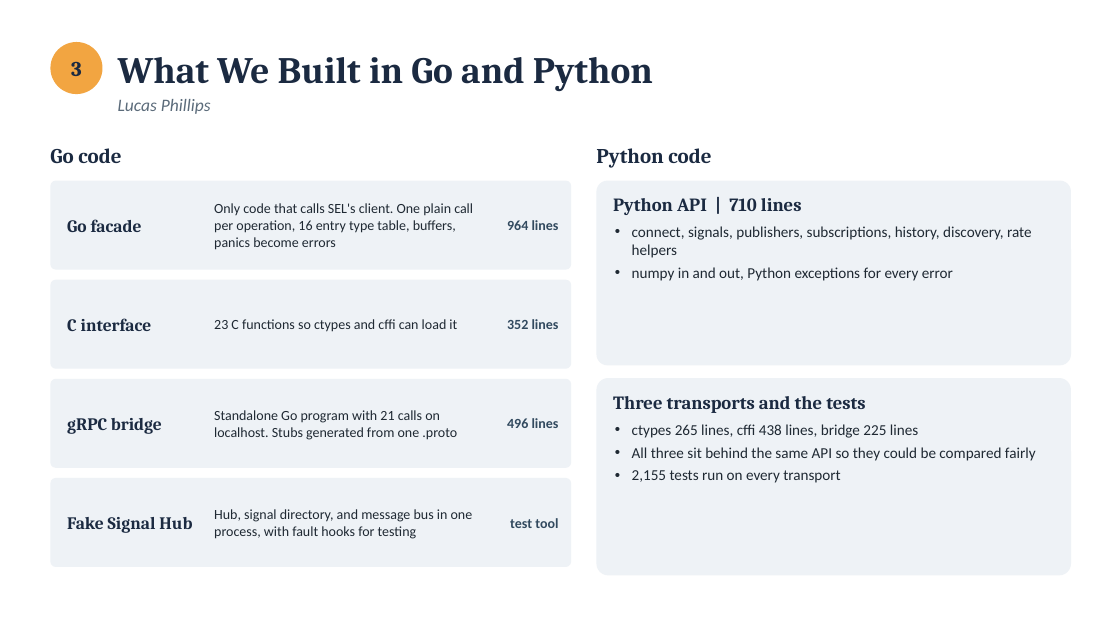
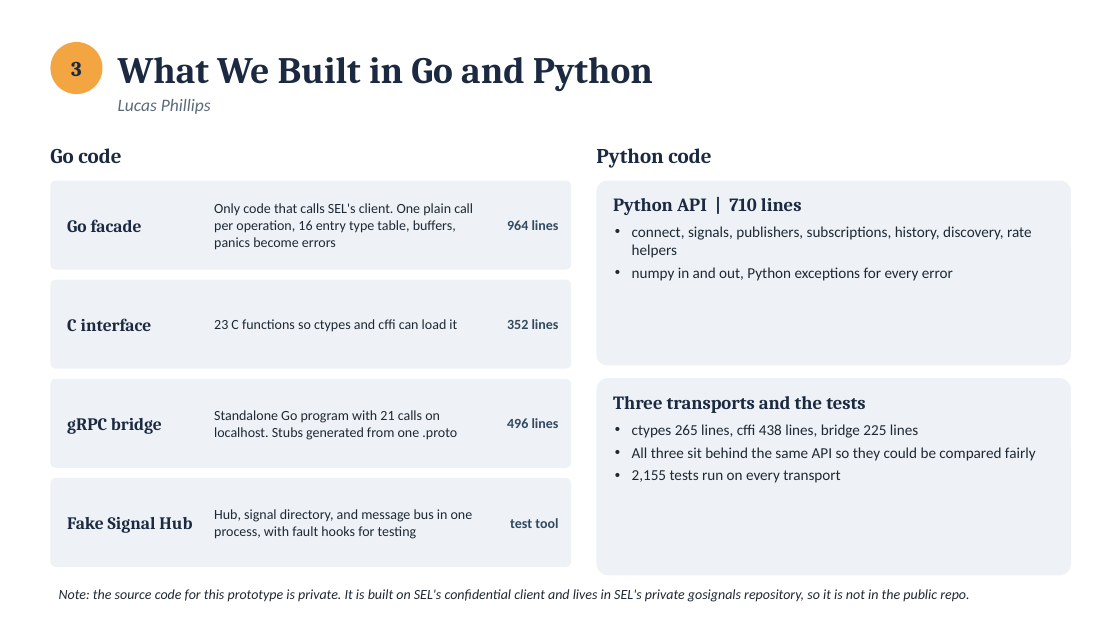
Before and after one commit to calebh13/sel-blueframe-sdk, a slide deck: slide 5 of Sprints/Sprint_4/Sprint 4 Presentation.pptx. Drawn at 1120x630 pixels with LibreOffice and Linux fonts; fonts in the diff are those of the drawing. Boxes give left, top, right and bottom in pixels: in the first picture for what was removed or moved away, otherwise in the second. Text is boxed around its words. In the diff, an @@ line names an element or a change of style, - is before the commit and + after.

```diff
--- a/Sprints/Sprint_4/Sprint 4 Presentation.pptx
+++ b/Sprints/Sprint_4/Sprint 4 Presentation.pptx
@@ text added at (59, 589, 969, 602), 12 pt, text #1F2933, italic @@
+Note: the source code for this prototype is private. It is built on SEL's confidential client and lives in SEL's private gosignals repository, so it is not in the public repo.
```
Also in this commit, not shown: 2 other slides changed, 2 slides added, 1 other file.
